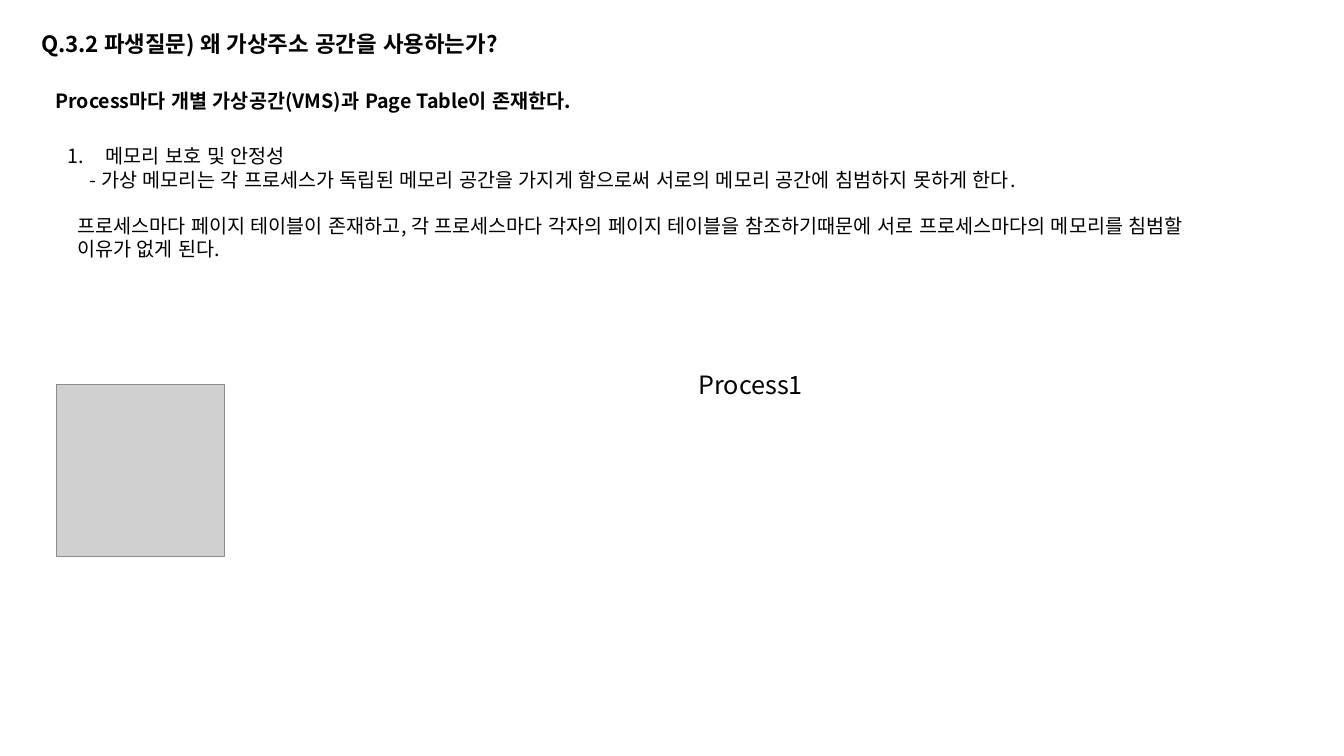
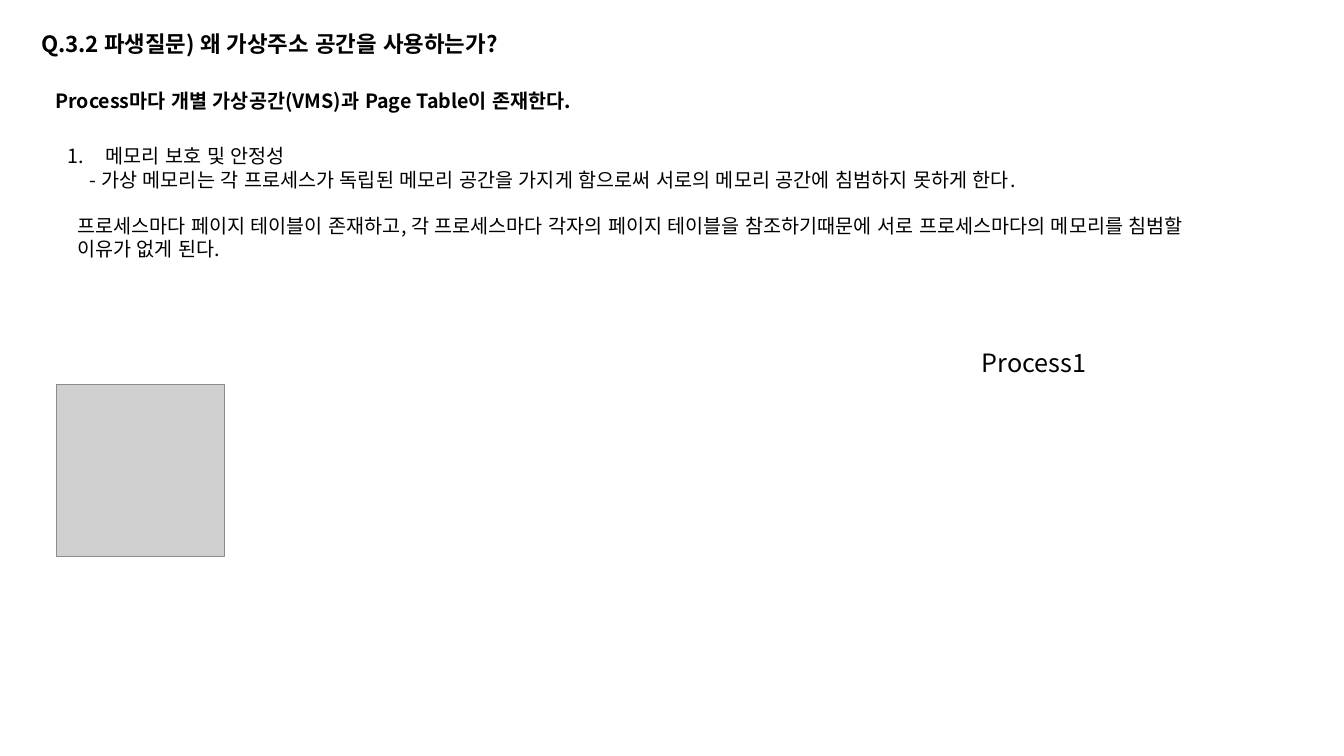
Before and after one commit to taehyuklee/C-CppStudy, a slide deck: slide 9 of CSwithC/CS-explanation.pptx. Drawn at 1344x756 pixels with LibreOffice and Linux fonts; fonts in the diff are those of the drawing; grey boxes stand for pictures. Boxes give left, top, right and bottom in pixels: in the first picture for what was removed or moved away, otherwise in the second. Text is boxed around its words. In the diff, an @@ line names an element or a change of style, - is before the commit and + after.

```diff
--- a/CSwithC/CS-explanation.pptx
+++ b/CSwithC/CS-explanation.pptx
@@ text "Process1": place and size @@
-text "Process1" at box(699, 375, 803, 395)
+text "Process1" at box(982, 353, 1086, 373)
```
Also in this commit, not shown: 1 other slide changed, 1 slide added.
